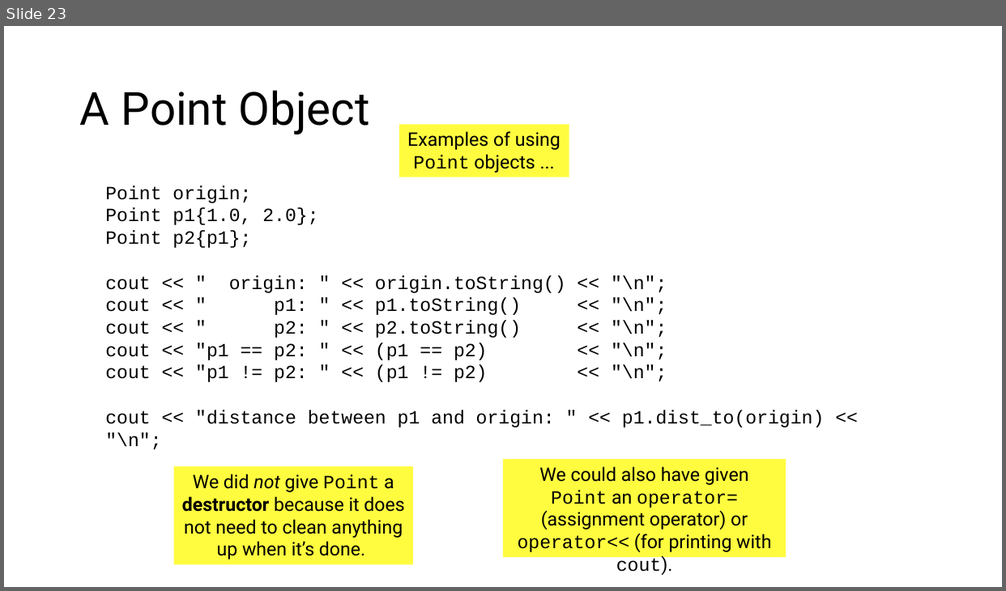
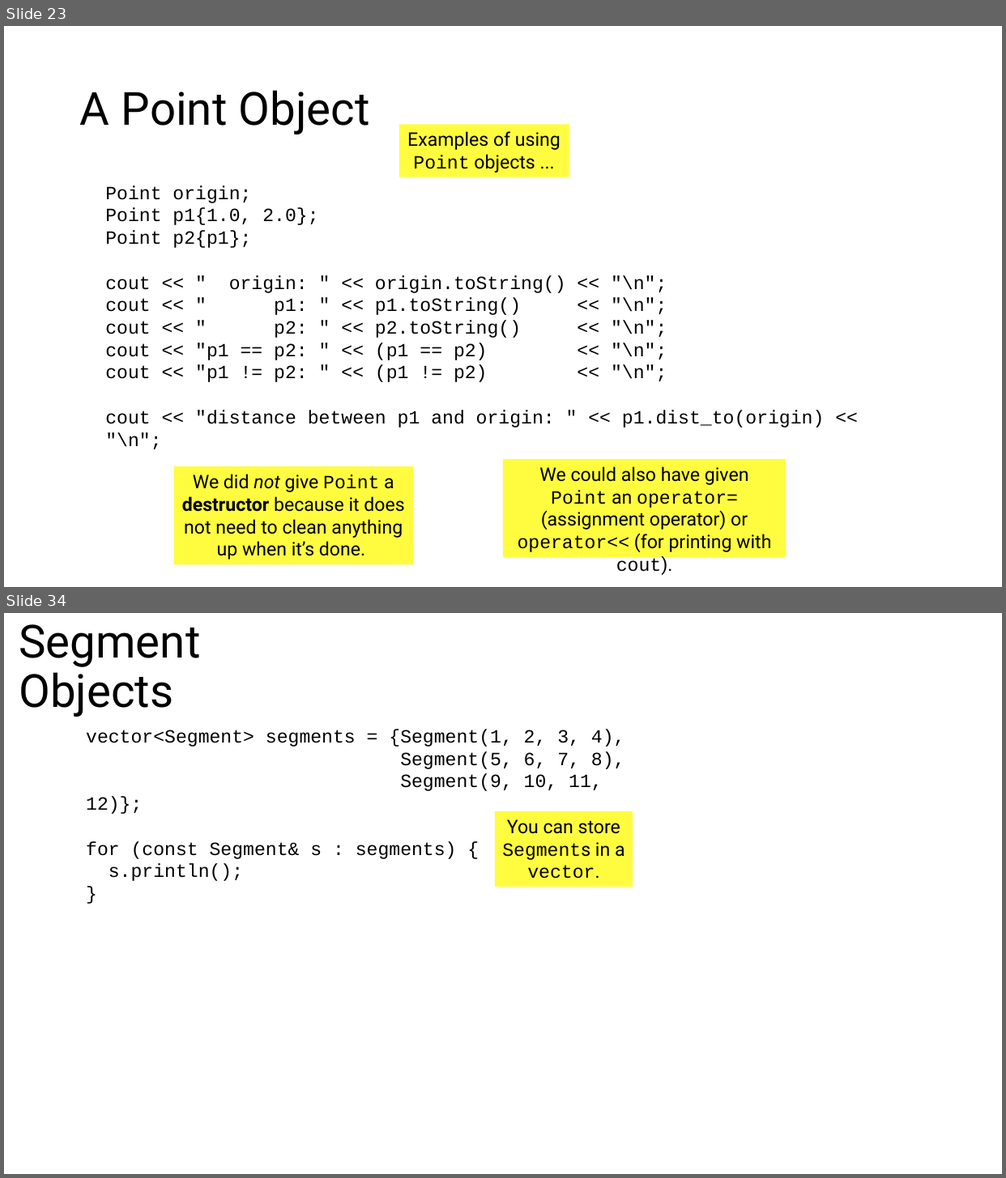
Before and after one commit to tjd1234/cmpt125spring2026, a slide deck: notes/week5/week5.pptx. Shown one above the other, each under a label of ours: slide 23 before the commit, slides 23 and 34 after it; the slides between them are not shown. The pictures are 1006x591 and 1006x1178 pixels, drawn with LibreOffice and Linux fonts; fonts in the diff are those of the drawing. Boxes give left, top, right and bottom in pixels: in the first picture for what was removed or moved away, otherwise in the second. Text is boxed around its words. In the diff, an @@ line names an element or a change of style, - is before the commit and + after.

```diff
--- a/notes/week5/week5.pptx
+++ b/notes/week5/week5.pptx
@@ slide 34 added at box(4, 613, 1002, 1174), background #FFFFFF @@
@@ title added at box(19, 624, 200, 717), 44 pt, text #000000 @@
+Segment Objects
@@ text added at box(86, 729, 625, 881), 18 pt, text #000000 @@
+vector<Segment> segments = {Segment(1, 2, 3, 4),
+Segment(5, 6, 7, 8),
+Segment(9, 10, 11, 12)};
+for (const Segment& s : segments) {
+s.println();
+}
@@ rectangle added at box(495, 811, 633, 887), fill #FFFC00 at 75% opacity, 18 pt, text #000000 @@
+You can store Segments in a vector.
```
Also in this commit, not shown: 11 other slides added, 12 other files.
